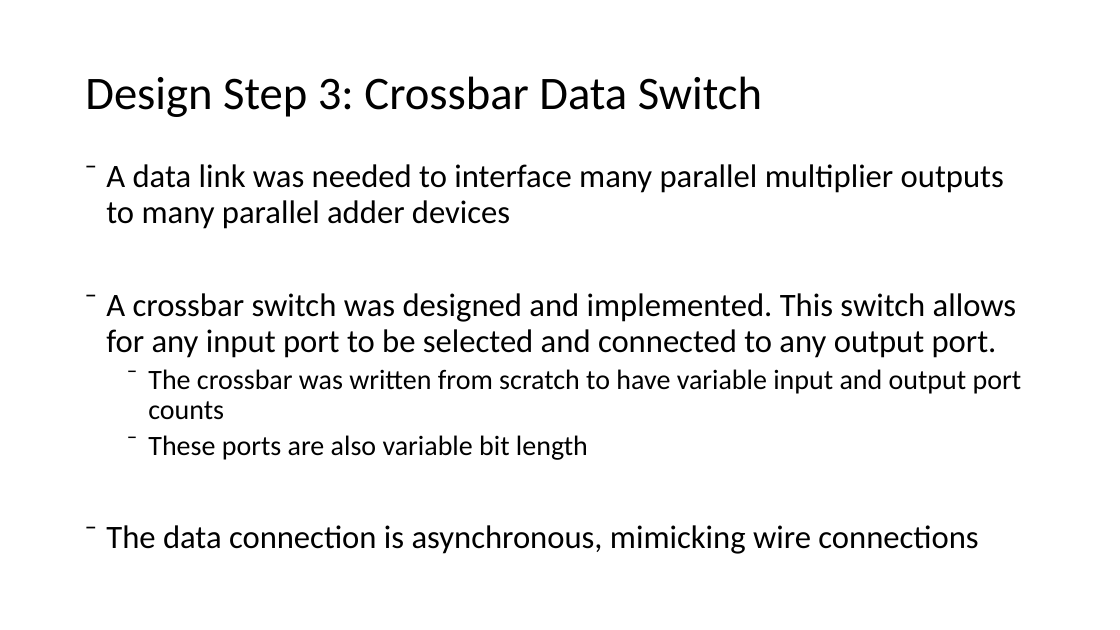
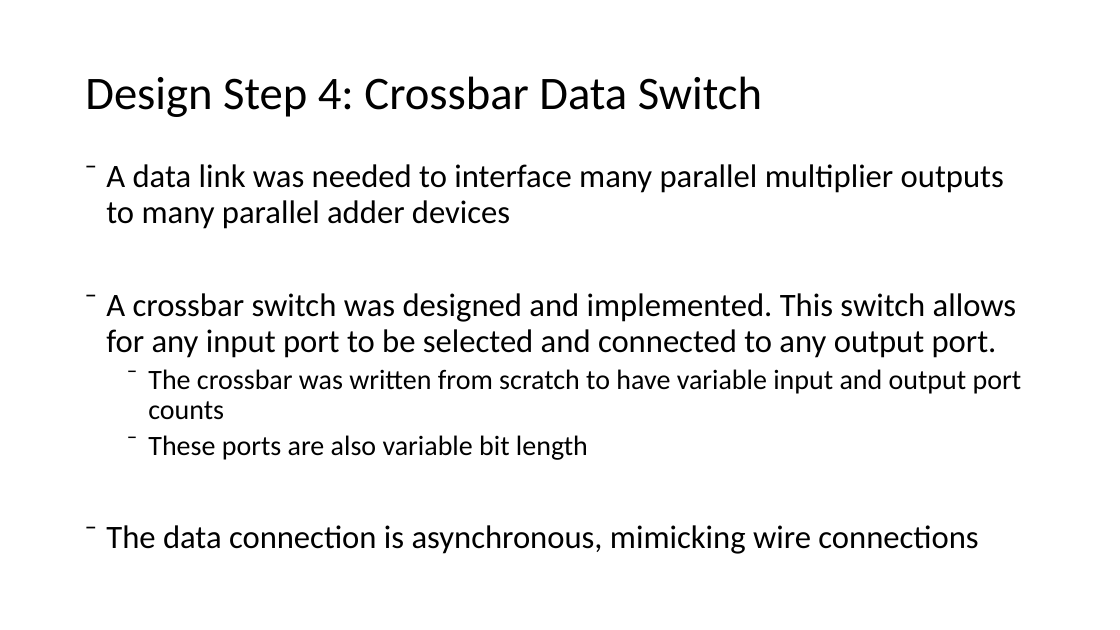
Before and after one commit to monkeyboyfr3sh/ReconHardware, a slide deck: slide 14 of Documents/8_24_2020.pptx. Drawn at 1120x630 pixels with LibreOffice and Linux fonts; fonts in the diff are those of the drawing. Boxes give left, top, right and bottom in pixels: in the first picture for what was removed or moved away, otherwise in the second. Text is boxed around its words. In the diff, an @@ line names an element or a change of style, - is before the commit and + after.

```diff
--- a/Documents/8_24_2020.pptx
+++ b/Documents/8_24_2020.pptx
@@ title at (85, 76, 762, 117): text changed @@
-Design Step 3: Crossbar Data Switch
+Design Step 4: Crossbar Data Switch
```
Also in this commit, not shown: 5 other slides changed, 1 slide added, 1 other file.
